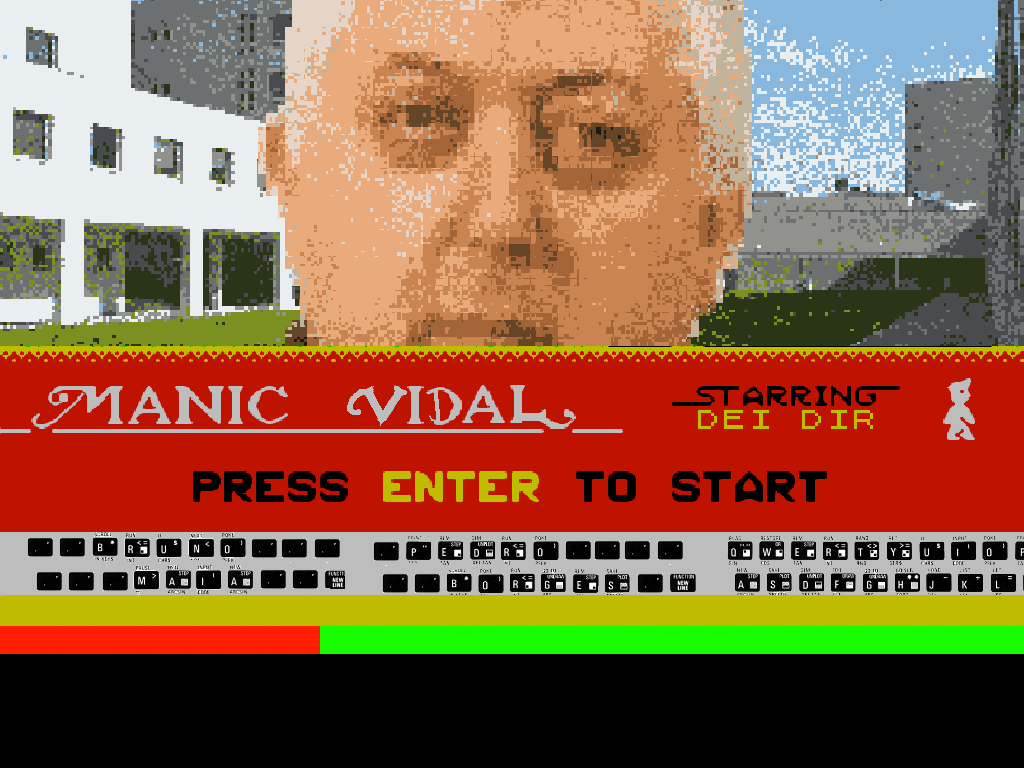
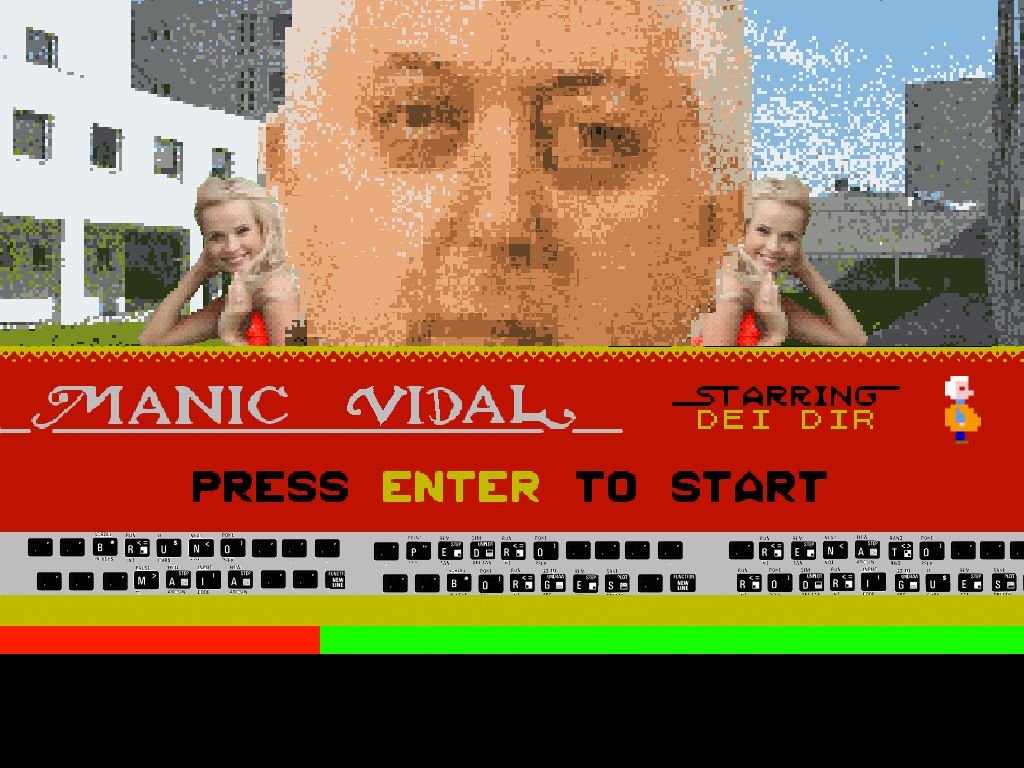
Two versions of the same layered image (1024 × 768). Layer-by-layer changes:
added layer "Vidal" above "V" over box(945, 376, 981, 444)
painted on "Layer 2" over box(943, 359, 981, 444)
renamed "Layer 8" to "Layer 25", showed it, painted on it over box(727, 535, 1024, 595)
added layer "Layer 22 copy" above "Layer 22" over box(138, 175, 300, 346)
added layer "Layer 22" above "Layer 3" over box(691, 175, 868, 346)
